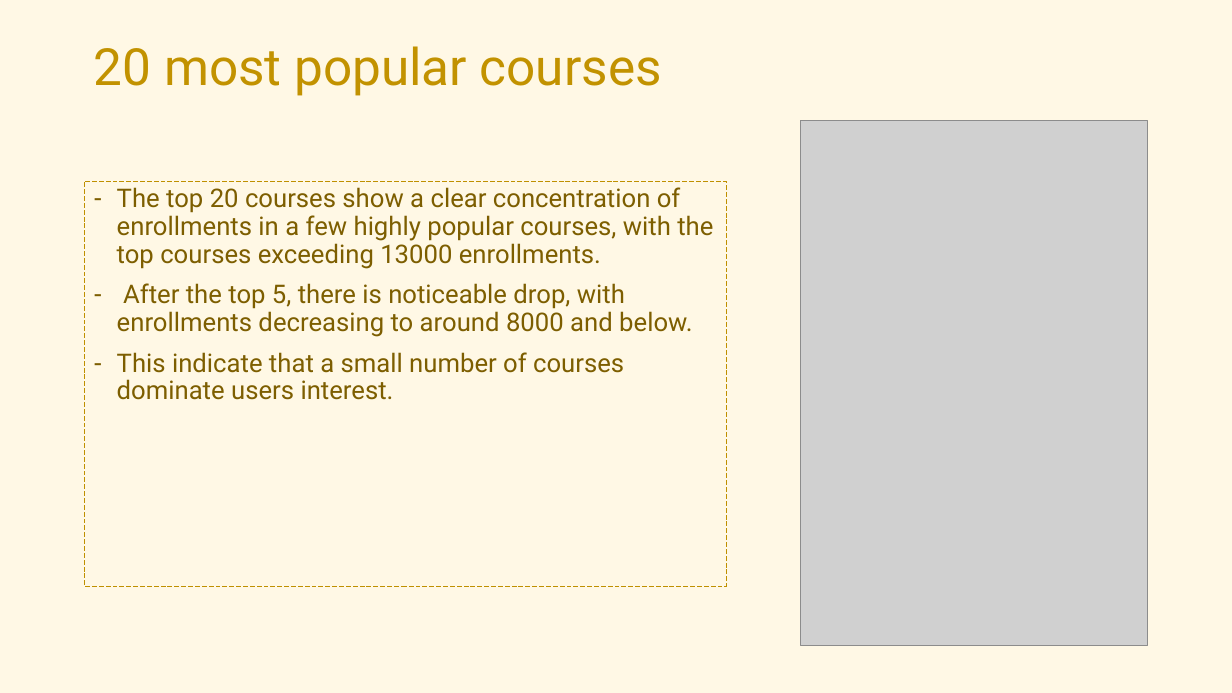
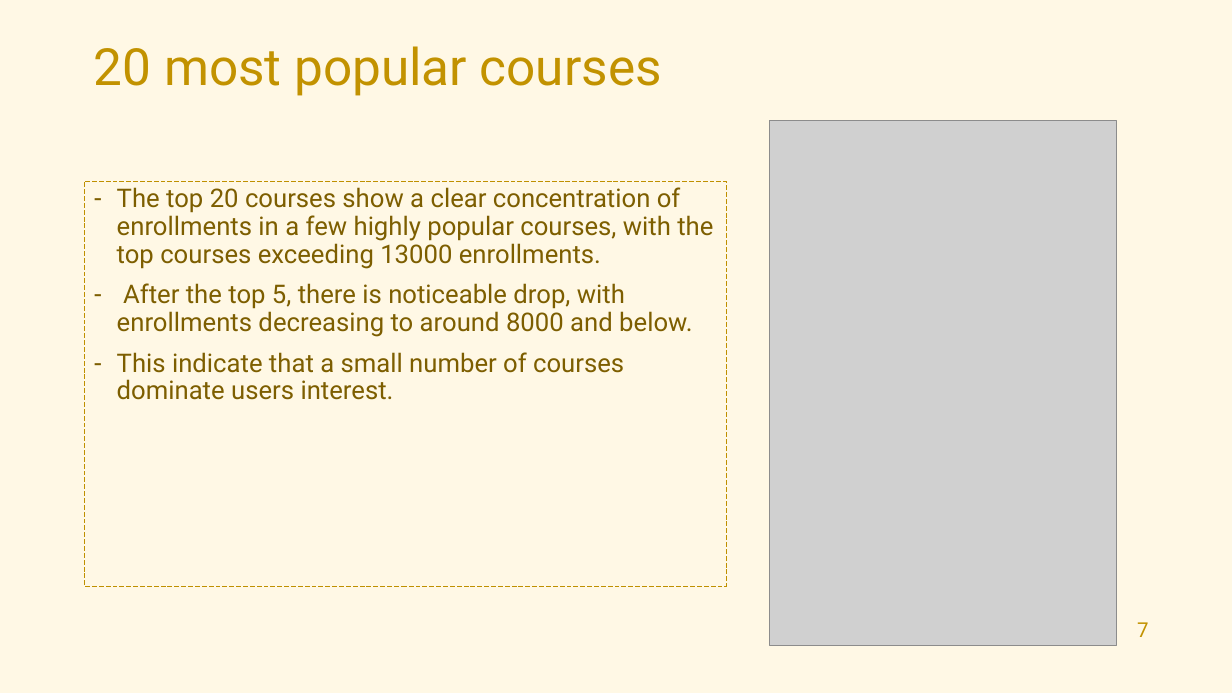
Before and after one commit to sahersoufan/IBM-Machine-Learning, a slide deck: slide 7 of Machine Learning Capstone/IBM Machine Learning Capstone - Recommendation System POC.pptx. Drawn at 1232x693 pixels with LibreOffice and Linux fonts; fonts in the diff are those of the drawing; grey boxes stand for pictures. Boxes give left, top, right and bottom in pixels: in the first picture for what was removed or moved away, otherwise in the second. Text is boxed around its words. In the diff, an @@ line names an element or a change of style, - is before the commit and + after.

```diff
--- a/Machine Learning Capstone/IBM Machine Learning Capstone - Recommendation System POC.pptx
+++ b/Machine Learning Capstone/IBM Machine Learning Capstone - Recommendation System POC.pptx
@@ picture: place and size @@
-picture at (800, 121, 1148, 646)
+picture at (770, 121, 1117, 646)
@@ page number added at (1137, 622, 1149, 637), 16 pt, text #C29200 @@
+7
```
Also in this commit, not shown: 23 other slides changed.
